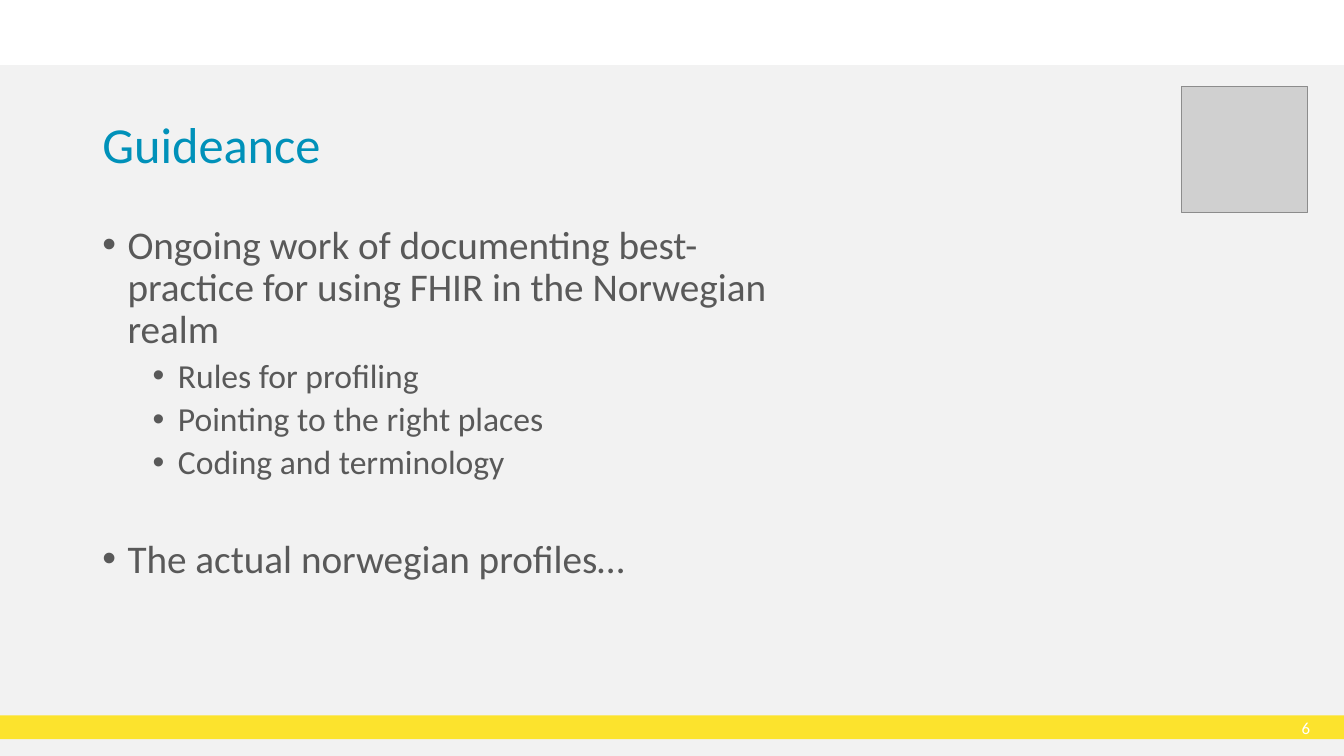
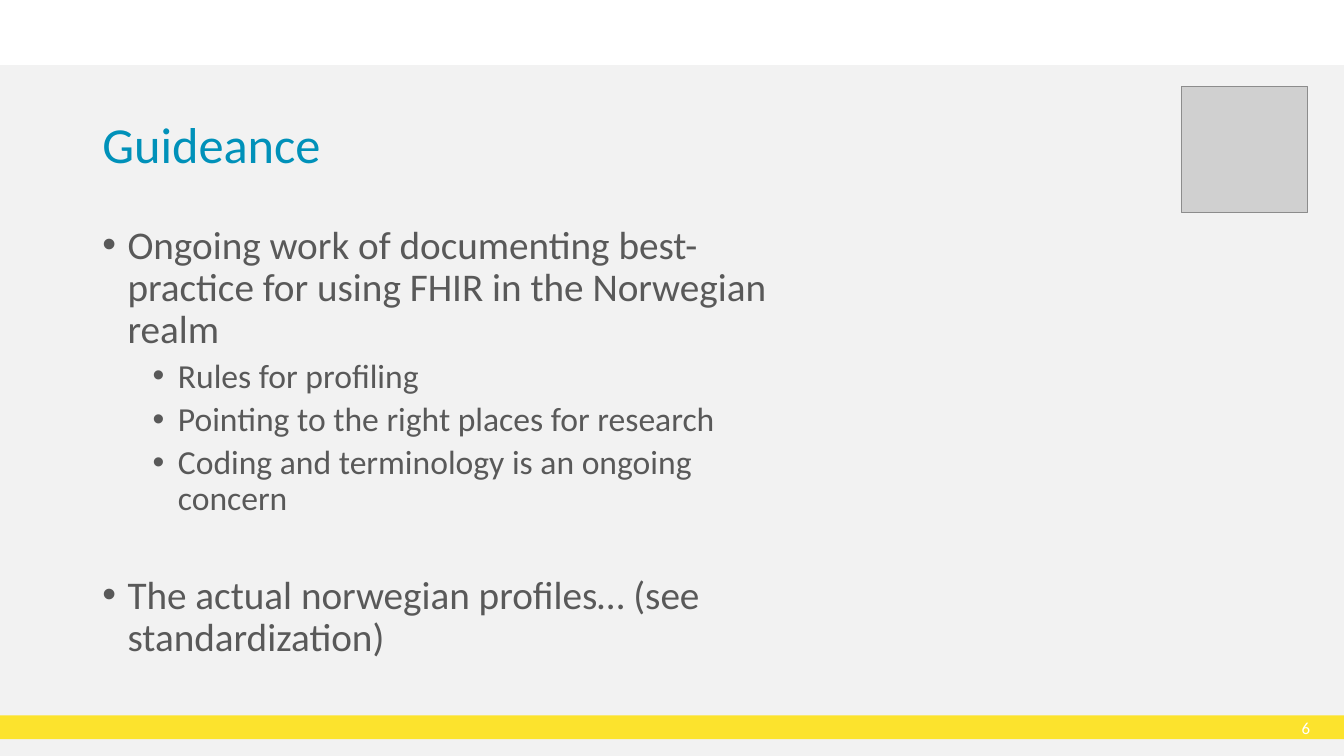
Before and after one commit to HL7Norway/best-practice, a slide deck: slide 7 of docs/presentasjoner/DD23_CT_230508_Thomas_Tveit_Rosenlund_FHIR-in-Norway.pptx. Drawn at 1344x756 pixels with LibreOffice and Linux fonts; fonts in the diff are those of the drawing; grey boxes stand for pictures; background and template pictures are left out. Boxes give left, top, right and bottom in pixels: in the first picture for what was removed or moved away, otherwise in the second. Text is boxed around its words. In the diff, an @@ line names an element or a change of style, - is before the commit and + after.

```diff
--- a/docs/presentasjoner/DD23_CT_230508_Thomas_Tveit_Rosenlund_FHIR-in-Norway.pptx
+++ b/docs/presentasjoner/DD23_CT_230508_Thomas_Tveit_Rosenlund_FHIR-in-Norway.pptx
@@ text at [128,407,714,656]: text changed @@
-  • Pointing to the right places
-  • Coding and terminology
-• The actual norwegian profiles…
+  • Pointing to the right places for research
+  • Coding and terminology is an ongoing concern
+• The actual norwegian profiles… (see standardization)
```
Also in this commit, not shown: 1 other slide changed.
